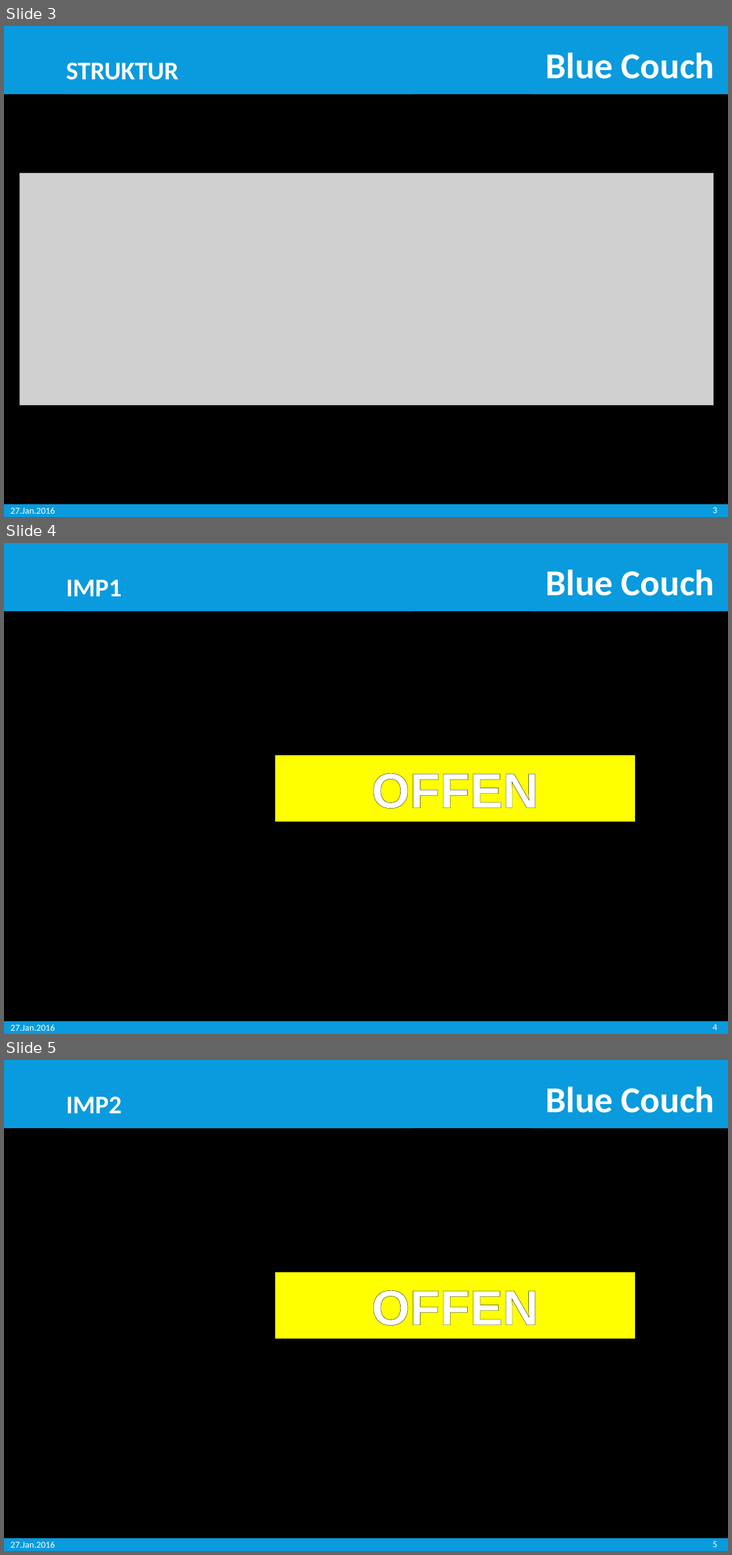
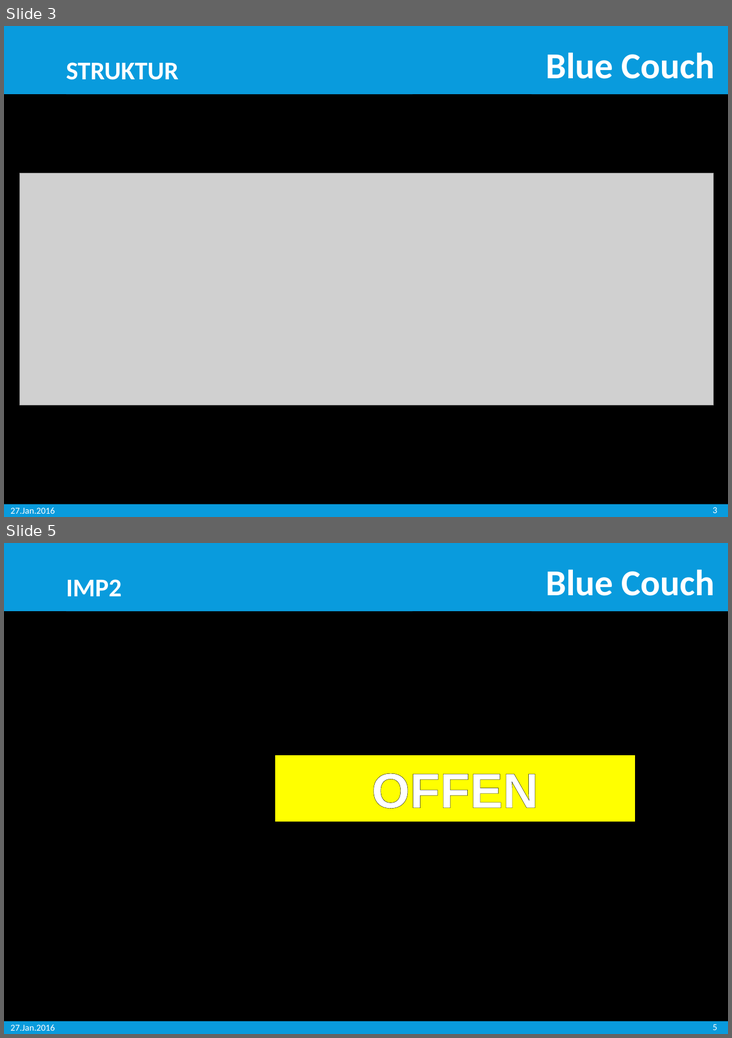
Before and after one commit to Misurecp94/SWE_SocialNetwork, a slide deck: 1_Präsentationen/SWE_BlueCouch_Endpräsentation.pptx. Shown one above the other, each under a label of ours: slides 3, 4 and 5 before the commit, slides 3 and 5 after it; the slides between them are not shown. The pictures are 732x1555 and 732x1038 pixels, drawn with LibreOffice and Linux fonts; fonts in the diff are those of the drawing; grey boxes stand for pictures; background and template pictures are left out. Boxes give left, top, right and bottom in pixels: in the first picture for what was removed or moved away, otherwise in the second. Text is boxed around its words. In the diff, an @@ line names an element or a change of style, - is before the commit and + after.

```diff
--- a/1_Präsentationen/SWE_BlueCouch_Endpräsentation.pptx
+++ b/1_Präsentationen/SWE_BlueCouch_Endpräsentation.pptx
@@ slide 4 removed at bbox=[4, 543, 728, 1034], background picture (left out); not listed: 5 template elements that a slide beside it also shows @@
@@ rectangle removed at bbox=[66, 561, 413, 612] @@
-IMP1
@@ rectangle removed at bbox=[275, 756, 635, 822] @@
-OFFEN
@@ page number removed at bbox=[712, 1024, 717, 1030] @@
-4
```
Also in this commit, not shown: 1 slide added, 3 other files.
